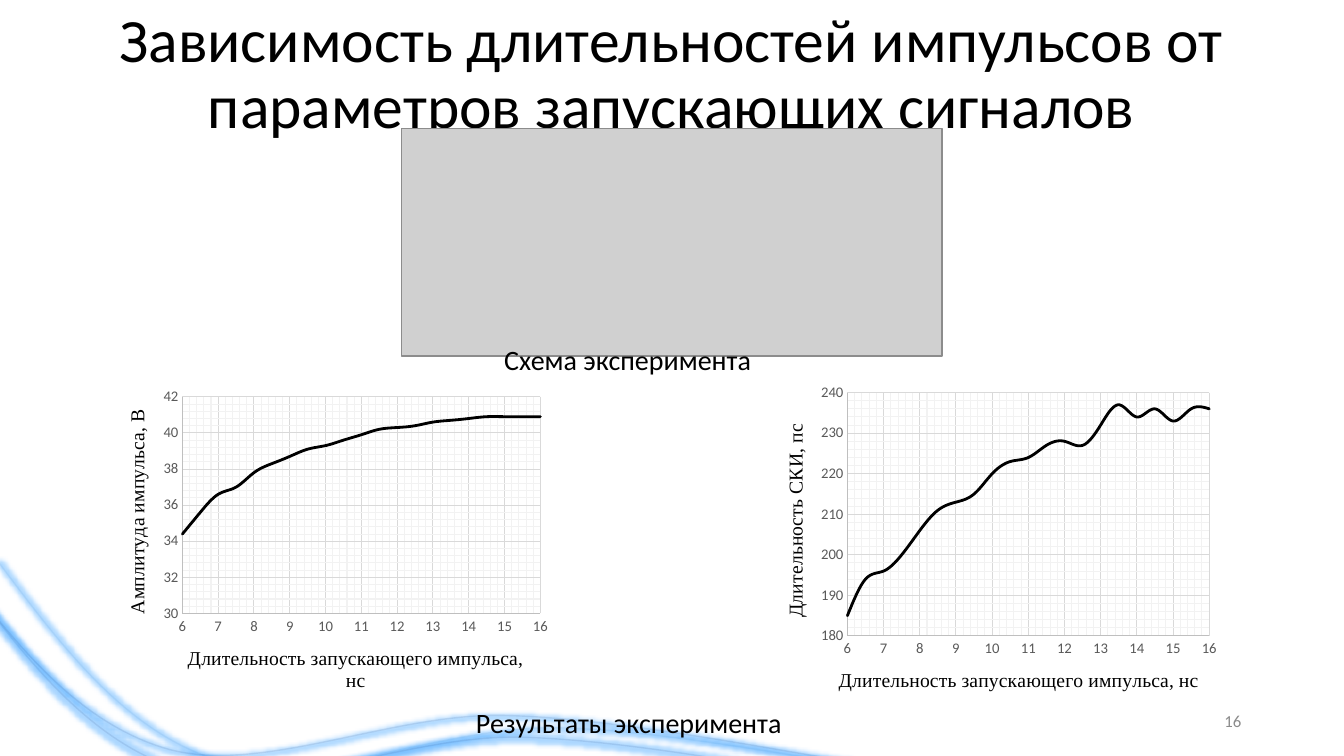
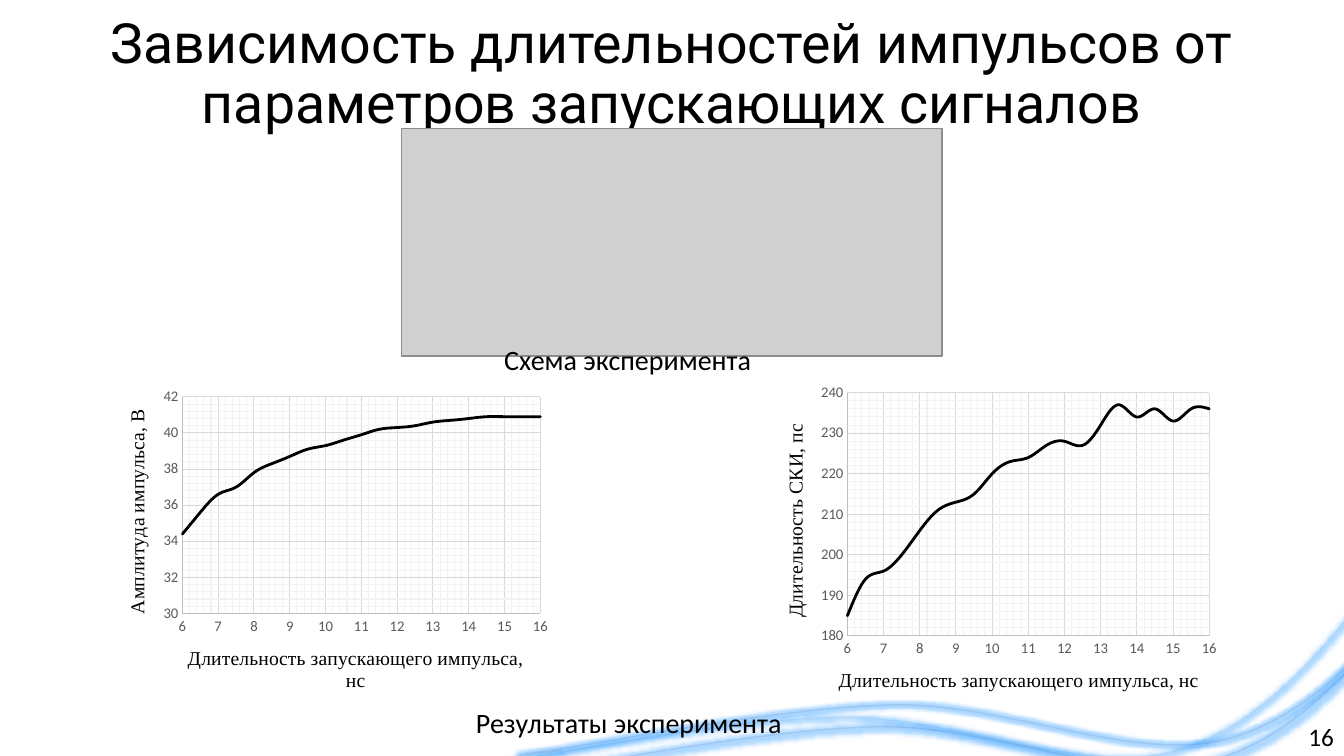
Before and after one commit to liveinscarlet/Study, a slide deck: slide 16 of Диссертация и предзащита/Презентация для предзащиты.pptx. Drawn at 1344x756 pixels with LibreOffice and Linux fonts; fonts in the diff are those of the drawing; grey boxes stand for pictures; background and template pictures are left out. Boxes give left, top, right and bottom in pixels: in the first picture for what was removed or moved away, otherwise in the second. Text is boxed around its words. In the diff, an @@ line names an element or a change of style, - is before the commit and + after.

```diff
--- a/Диссертация и предзащита/Презентация для предзащиты.pptx
+++ b/Диссертация и предзащита/Презентация для предзащиты.pptx
@@ title "Зависимость длительностей импульсов от параметров ..." at box(111, 23, 1233, 137): size 44 to 39.6 pt, font Calibri to Roboto @@
@@ freeform shape: place and size @@
-freeform shape at box(0, 549, 877, 756)
+freeform shape at box(520, 538, 1344, 755)
@@ freeform shape: place and size @@
-freeform shape at box(0, 562, 932, 756)
+freeform shape at box(466, 551, 1344, 756)
@@ freeform shape: place and size @@
-freeform shape at box(0, 571, 893, 756)
+freeform shape at box(503, 561, 1344, 756)
@@ page number: place and size @@
-page number at box(1224, 716, 1241, 727)
+page number at box(1308, 729, 1334, 747)
@@ page number at box(1308, 729, 1334, 747): size 12 to 18 pt, text colour #8C8C8C to #000000 @@
```
Also in this commit, not shown: 14 other slides changed, 1 slide added, 1 slide removed, 2 other files.
